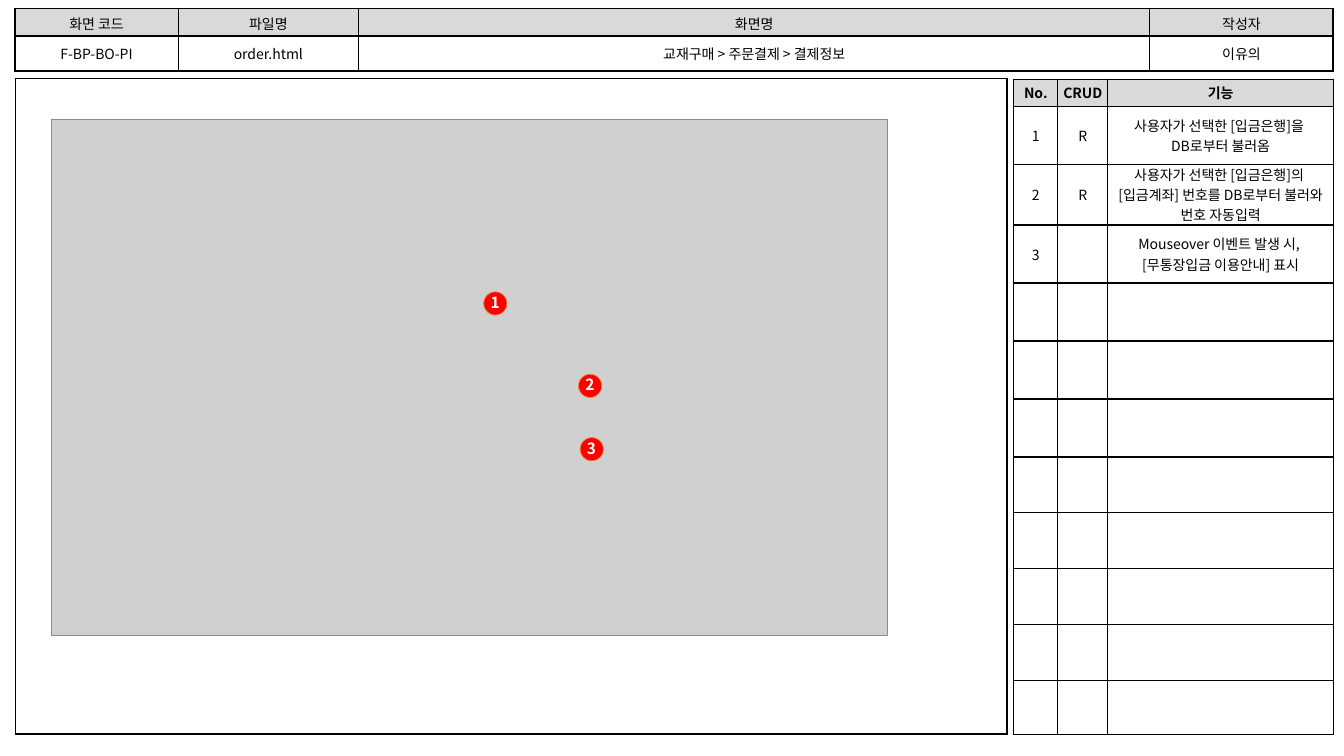
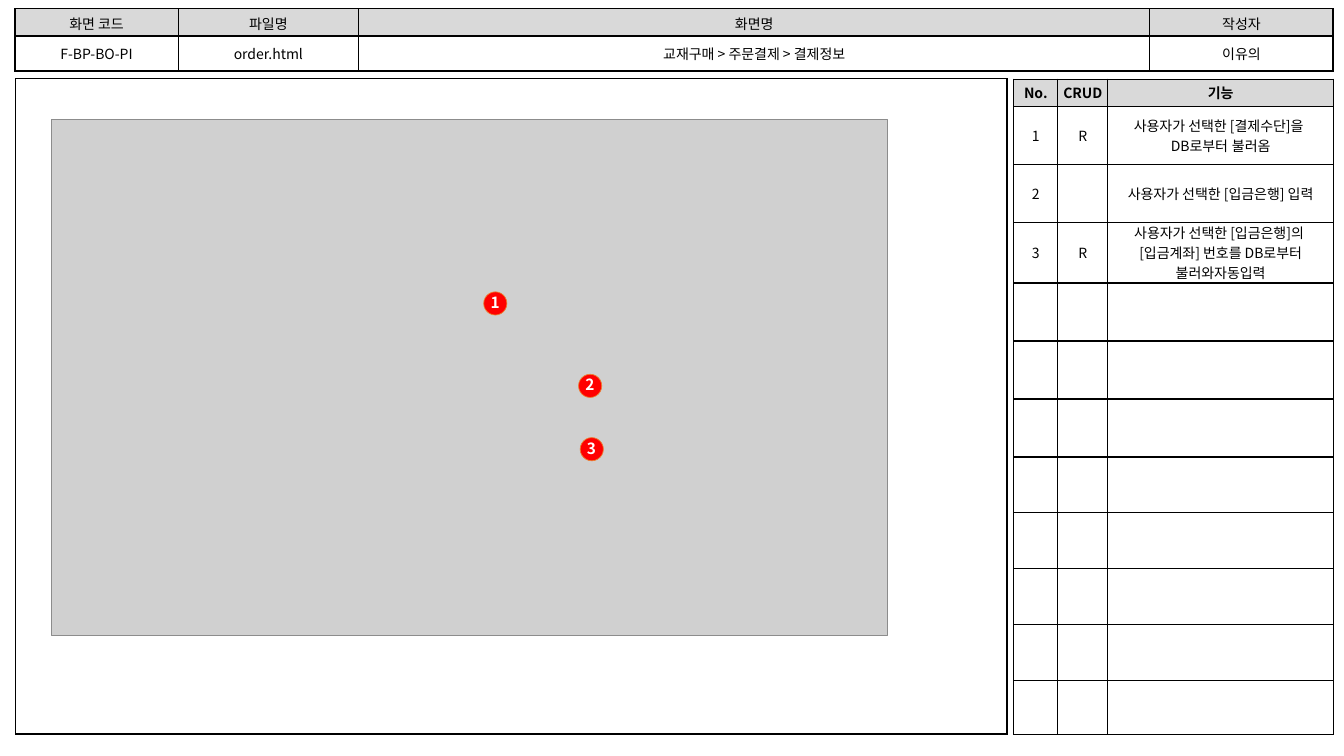
Before and after one commit to index506/cosmo6th_3thGroup, a slide deck: slide 16 of Text/02.화면설계도/3th_Project_화면 설계도(09.23).pptx. Drawn at 1344x756 pixels with LibreOffice and Linux fonts; fonts in the diff are those of the drawing; grey boxes stand for pictures. Boxes give left, top, right and bottom in pixels: in the first picture for what was removed or moved away, otherwise in the second. Text is boxed around its words. In the diff, an @@ line names an element or a change of style, - is before the commit and + after.

```diff
--- a/Text/02.화면설계도/3th_Project_화면 설계도(09.23).pptx
+++ b/Text/02.화면설계도/3th_Project_화면 설계도(09.23).pptx
@@ table at (1014,80,1335,733) @@
-row 2, column 3: 사용자가 선택한 [입금은행]을 / DB로부터 불러옴
+row 2, column 3: 사용자가 선택한 [결제수단]을 / DB로부터 불러옴
-row 3, column 2: R
+row 3, column 2: 
-row 3, column 3: 사용자가 선택한 [입금은행]의 / [입금계좌] 번호를 DB로부터 불러와 번호 자동입력
+row 3, column 3: 사용자가 선택한 [입금은행] 입력
-row 4, column 2: 
+row 4, column 2: R
-row 4, column 3: Mouseover 이벤트 발생 시, / [무통장입금 이용안내] 표시
+row 4, column 3: 사용자가 선택한 [입금은행]의 / [입금계좌] 번호를 DB로부터 불러와자동입력
```
Also in this commit, not shown: 9 other slides changed, 3 other files.
